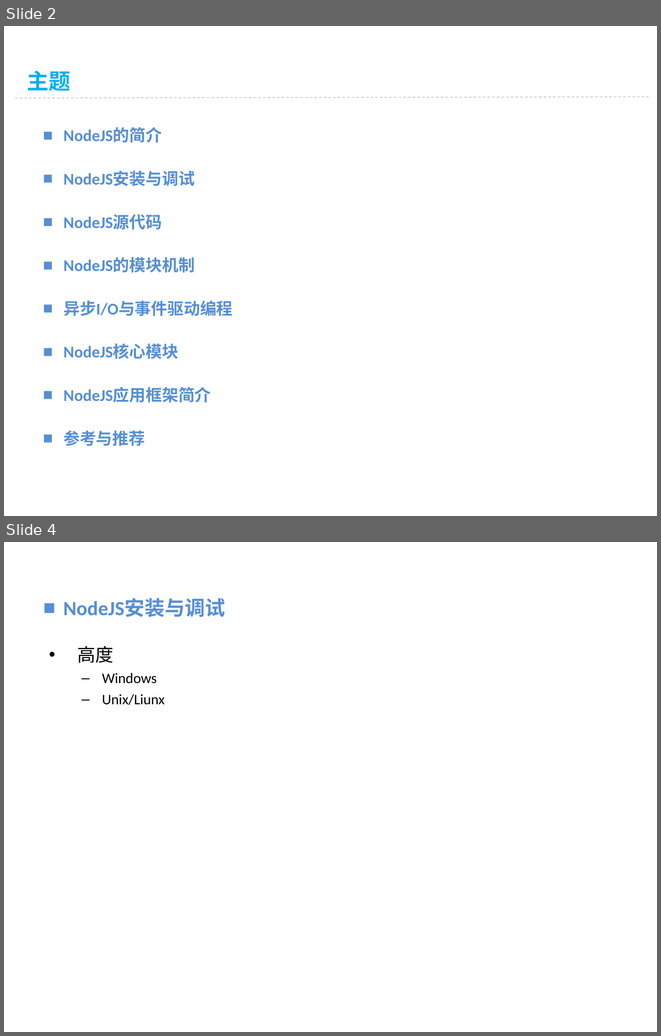
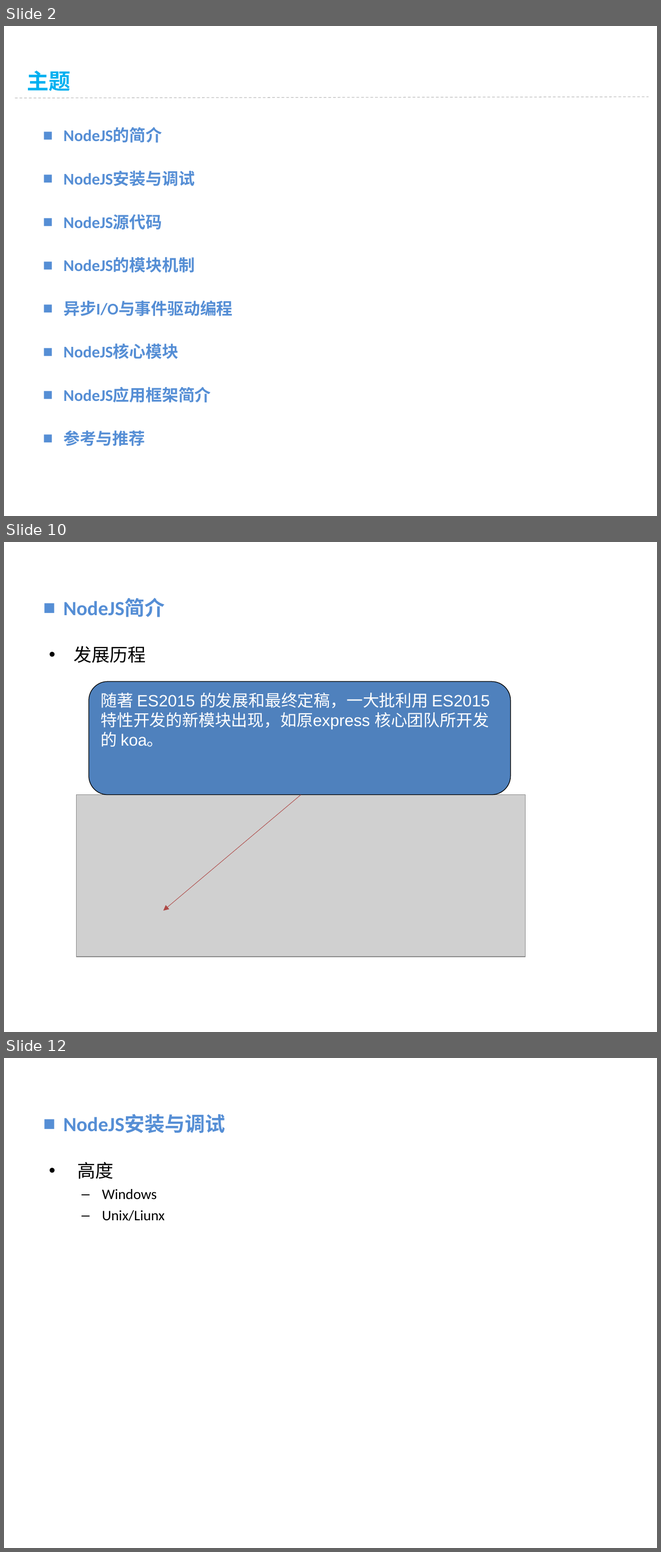
Before and after one commit to vaik/Documents, a slide deck: 我的分享/NodeJS基础概念理解.ppt. Shown one above the other, each under a label of ours: slides 2 and 4 before the commit, slides 2, 10 and 12 after it; the slides between them are not shown. The pictures are 661x1036 and 661x1552 pixels, drawn with LibreOffice and Linux fonts; fonts in the diff are those of the drawing; grey boxes stand for pictures; background and template pictures are left out. Boxes give left, top, right and bottom in pixels: in the first picture for what was removed or moved away, otherwise in the second. Text is boxed around its words. In the diff, an @@ line names an element or a change of style, - is before the commit and + after.

```diff
--- a/我的分享/NodeJS基础概念理解.ppt
+++ b/我的分享/NodeJS基础概念理解.ppt
@@ slide 10 added at [4,542,657,1032], background picture (left out) @@
@@ text added at [63,598,165,617], 22.2 pt, text #558ED5, bold @@
+■ NodeJS简介
@@ text added at [73,646,146,663], 20 pt, text #000000 @@
+• 发展历程
@@ rounded rectangle added at [89,682,511,795], fill #4F81BD, outline #000000 0.74 pt, 18 pt, text #FFFFFF @@
+随著 ES2015 的发展和最终定稿，一大批利用 ES2015 特性开发的新模块出现，如原express 核心团队所开发的 koa。
@@ picture added at [77,795,525,956] @@
@@ arrow added from (301, 795) to (164, 910), #AE4845 0.51 pt @@
@@ what was slide 4 is now slide 12 @@
```
Also in this commit, not shown: 1 slide changed, 8 other slides added, 1 slide removed.
